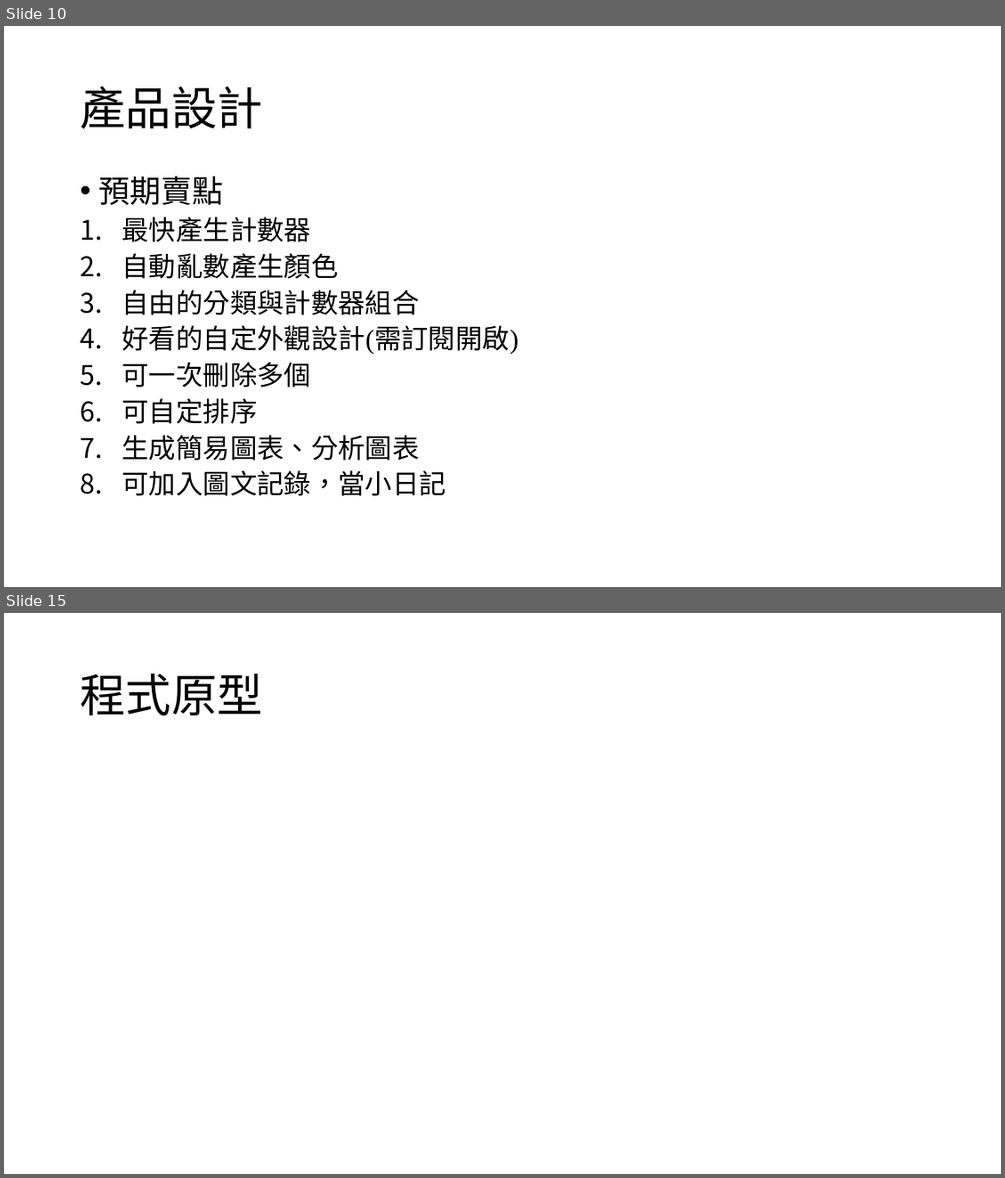
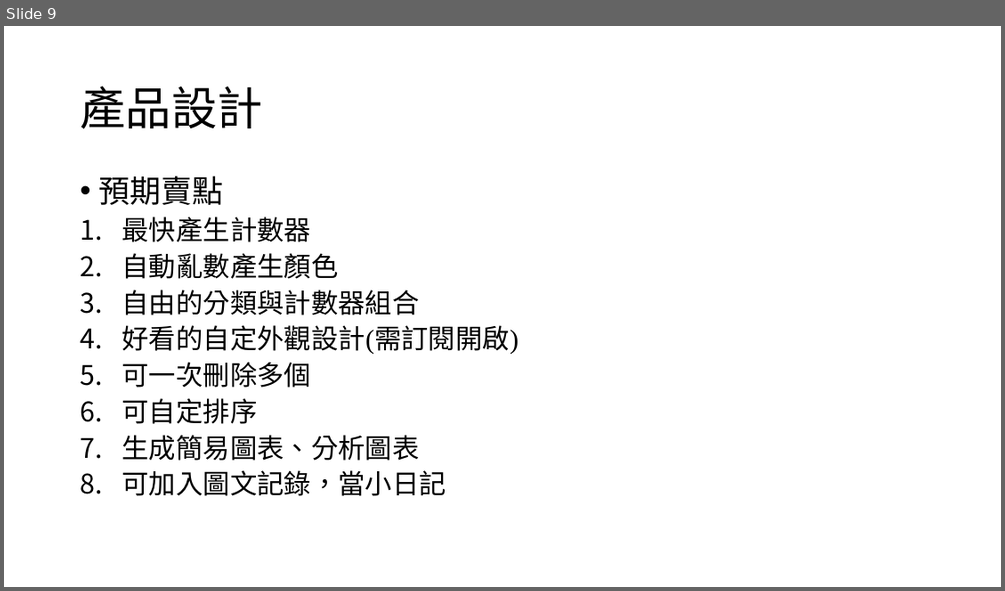
Before and after one commit to wubrother18/card_book_flutter, a slide deck: 小卡冊專案計劃.pptx. Shown one above the other, each under a label of ours: slides 10 and 15 before the commit, slide 9 after it; the slides between them are not shown. The pictures are 1005x1178 and 1005x591 pixels, drawn with LibreOffice and Linux fonts; fonts in the diff are those of the drawing. Boxes give left, top, right and bottom in pixels: in the first picture for what was removed or moved away, otherwise in the second. Text is boxed around its words. In the diff, an @@ line names an element or a change of style, - is before the commit and + after.

```diff
--- a/小卡冊專案計劃.pptx
+++ b/小卡冊專案計劃.pptx
@@ slide 15 removed at (x1=4, y1=613, x2=1001, y2=1174), background #FFFFFF @@
@@ title removed at (x1=80, y1=674, x2=262, y2=716) @@
-程式原型
@@ what was slide 10 is now slide 9 @@
```
Also in this commit, not shown: 7 slides changed, 2 slides added, 4 other slides removed, 5 other files.
